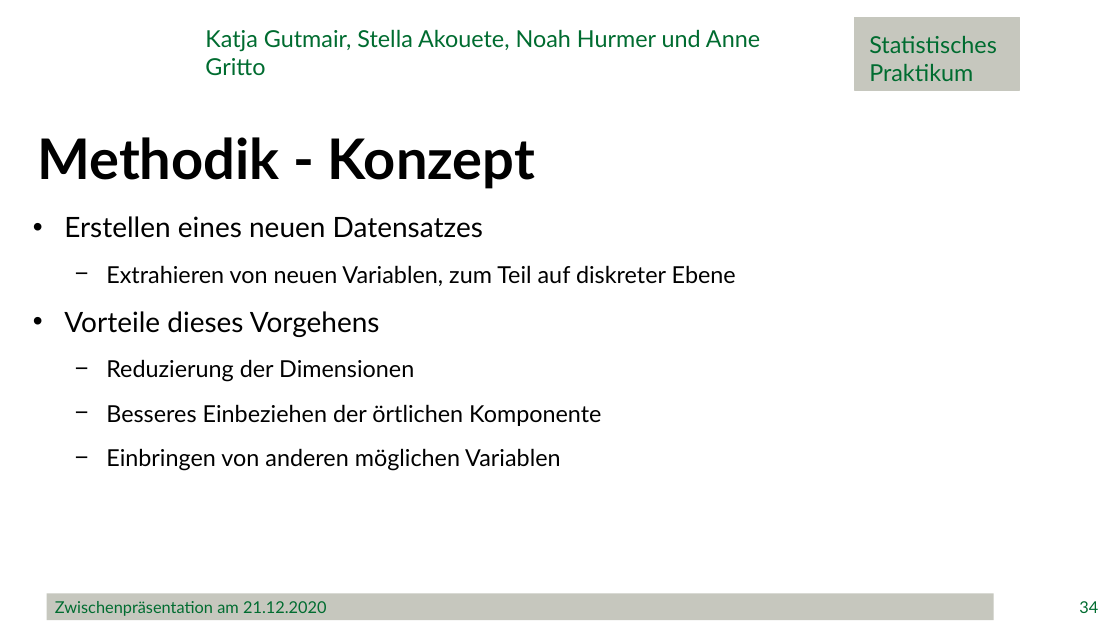
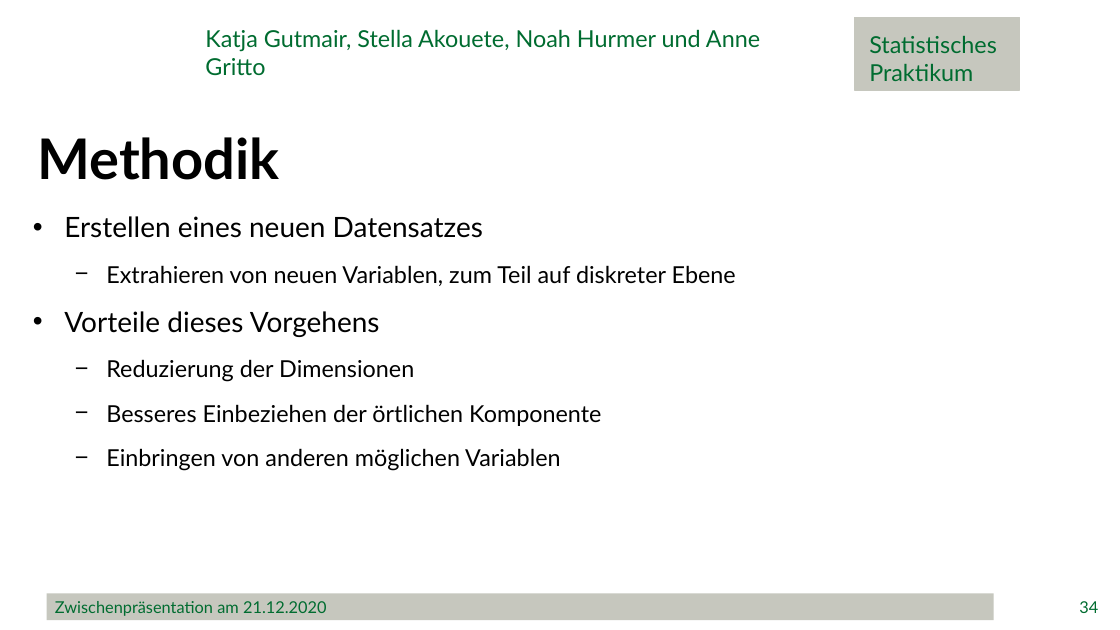
Before and after one commit to minimops/weatherFrog, a slide deck: slide 34 of ppt/Zwischenpraesentation_final.pptx. Drawn at 1120x630 pixels with LibreOffice and Linux fonts; fonts in the diff are those of the drawing; background and template pictures are left out. Boxes give left, top, right and bottom in pixels: in the first picture for what was removed or moved away, otherwise in the second. Text is boxed around its words. In the diff, an @@ line names an element or a change of style, - is before the commit and + after.

```diff
--- a/ppt/Zwischenpraesentation_final.pptx
+++ b/ppt/Zwischenpraesentation_final.pptx
@@ text at (38, 137, 280, 180): text changed @@
-Methodik - Konzept
+Methodik
```
Also in this commit, not shown: 2 other slides changed, 5 slides removed, 1 other file.
